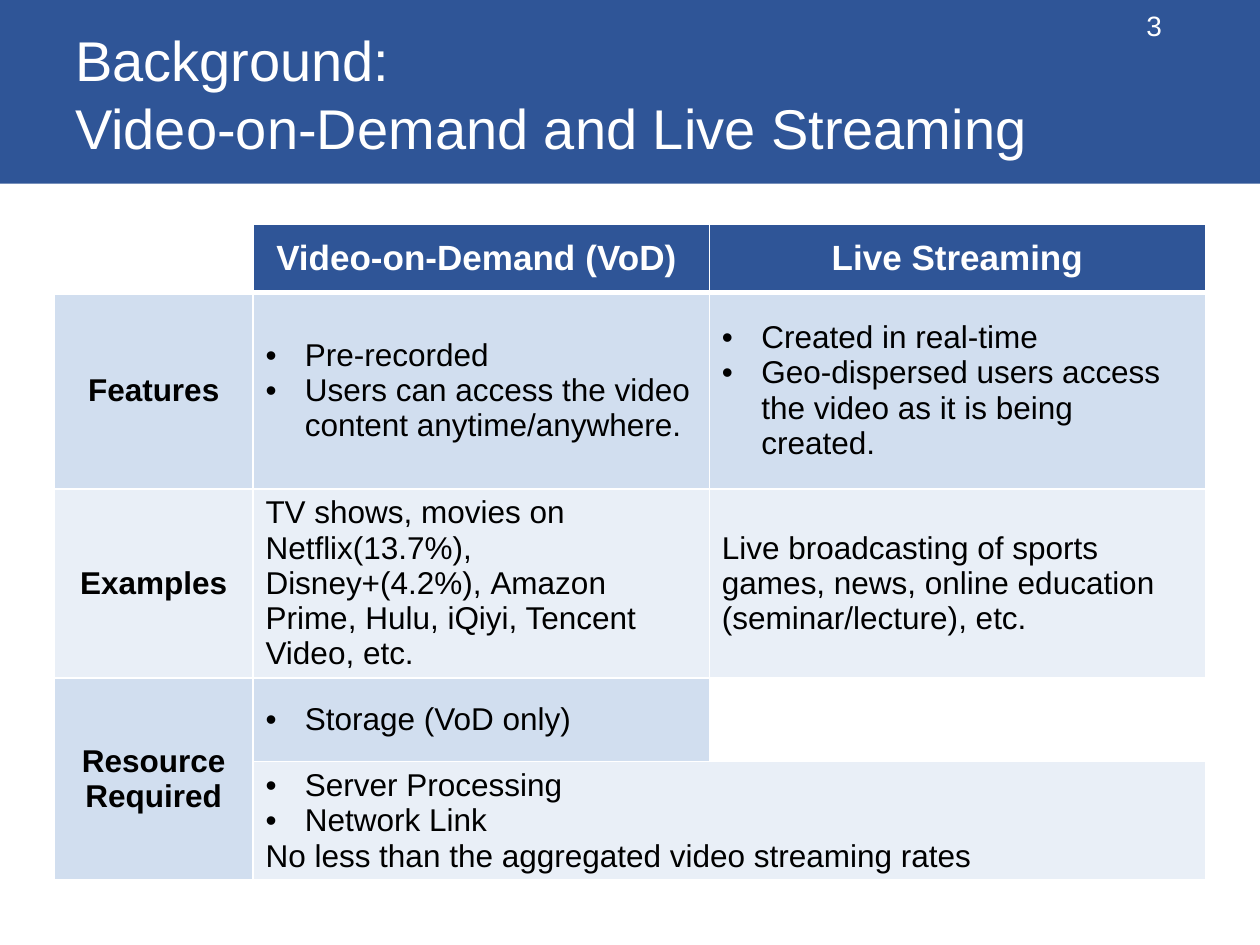
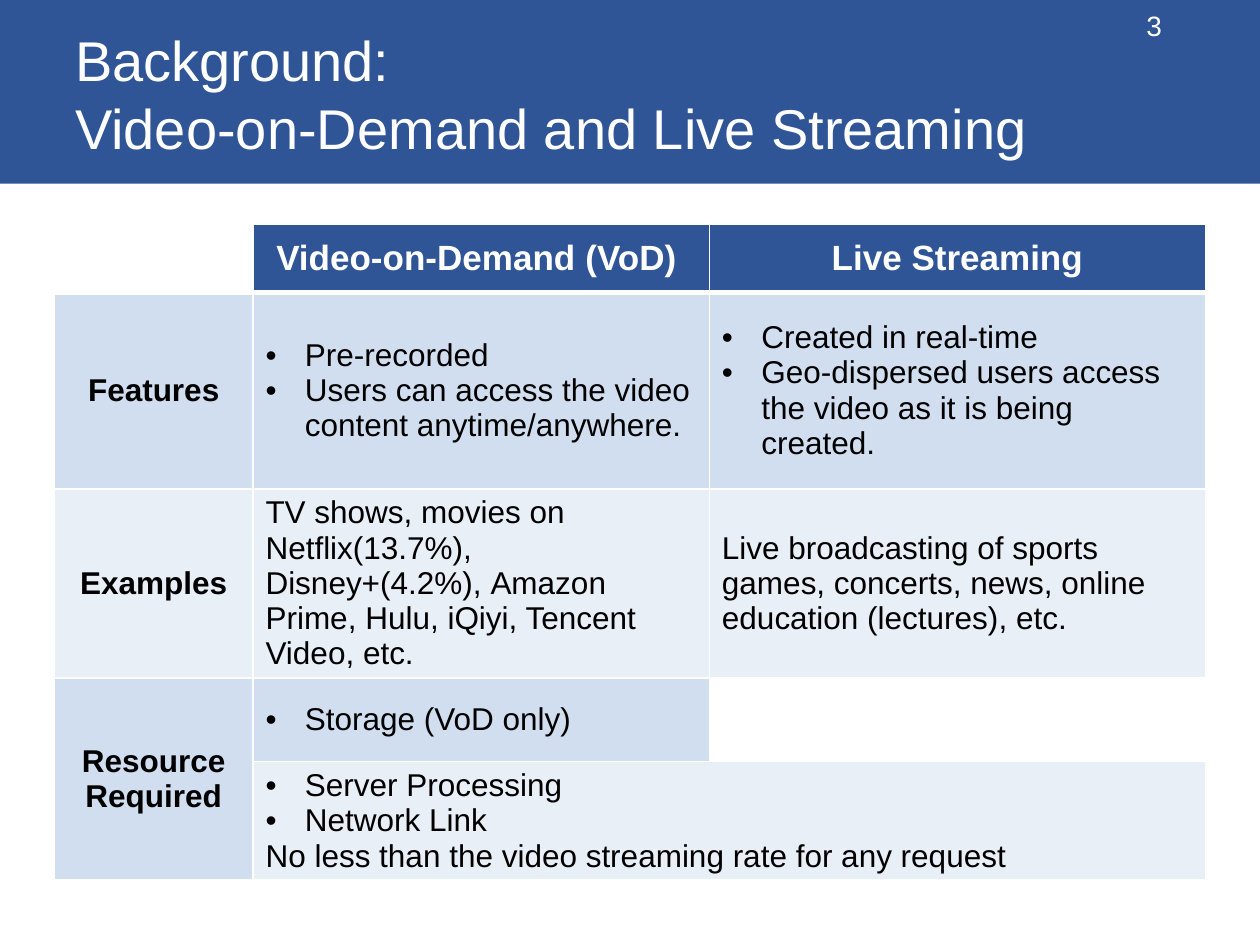
Before and after one commit to changzhangyu/changzhangyu.github.io, a slide deck: slide 3 of files/thesis/thesis.pptx. Drawn at 1260x945 pixels with LibreOffice and Linux fonts; fonts in the diff are those of the drawing. Boxes give left, top, right and bottom in pixels: in the first picture for what was removed or moved away, otherwise in the second. Text is boxed around its words. In the diff, an @@ line names an element or a change of style, - is before the commit and + after.

```diff
--- a/files/thesis/thesis.pptx
+++ b/files/thesis/thesis.pptx
@@ table at [54,224,1205,877] @@
-row 3, column 3: Live broadcasting of sports games, news, online education (seminar/lecture), etc.
+row 3, column 3: Live broadcasting of sports games, concerts, news, online education (lectures), etc.
-row 5, column 2: Server Processing / Network Link / No less than the aggregated video streaming rates
+row 5, column 2: Server Processing / Network Link / No less than the video streaming rate for any request
```
Also in this commit, not shown: 29 other slides changed, 7 slides added, 1 slide removed, 1 other file.
